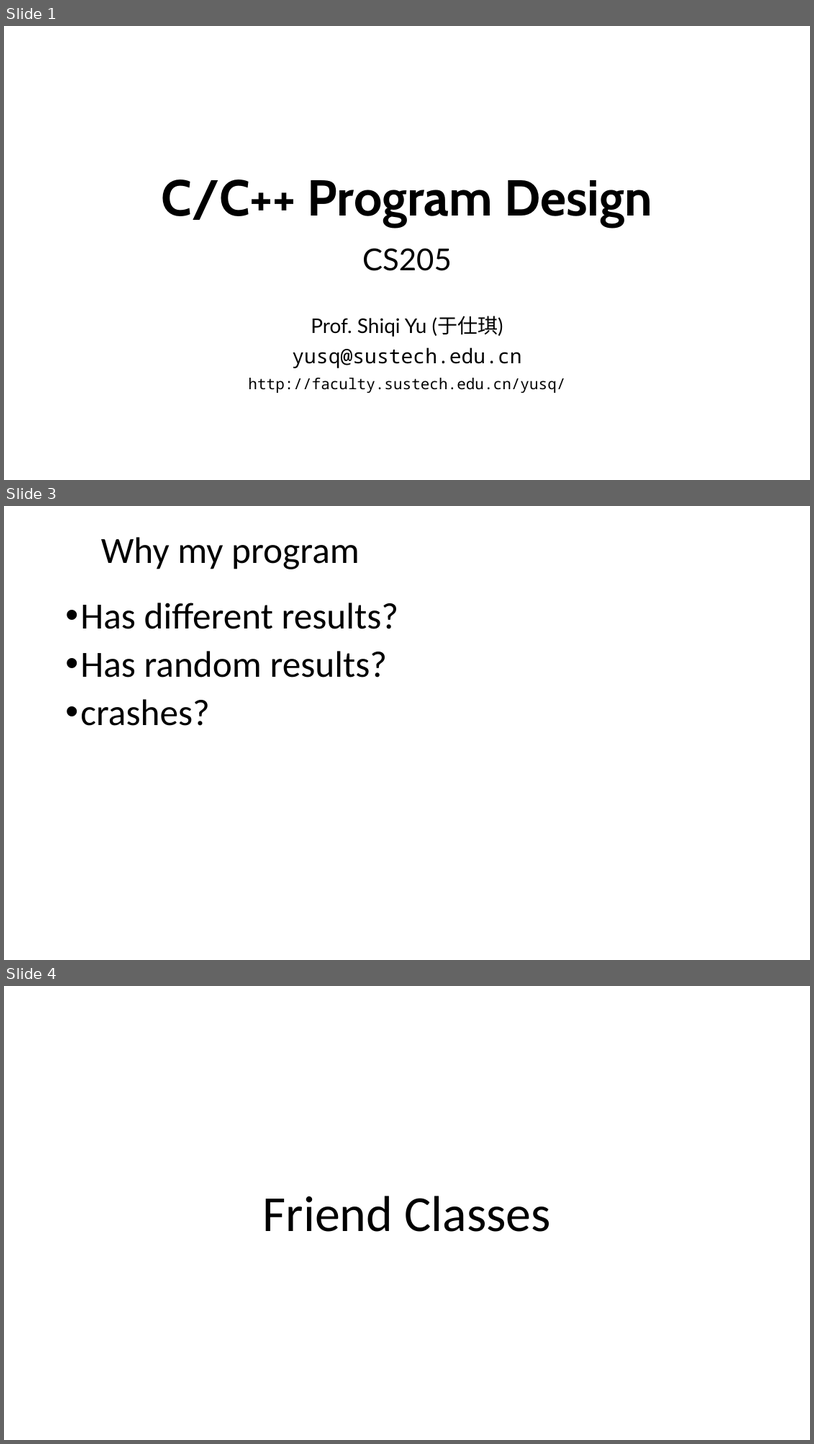
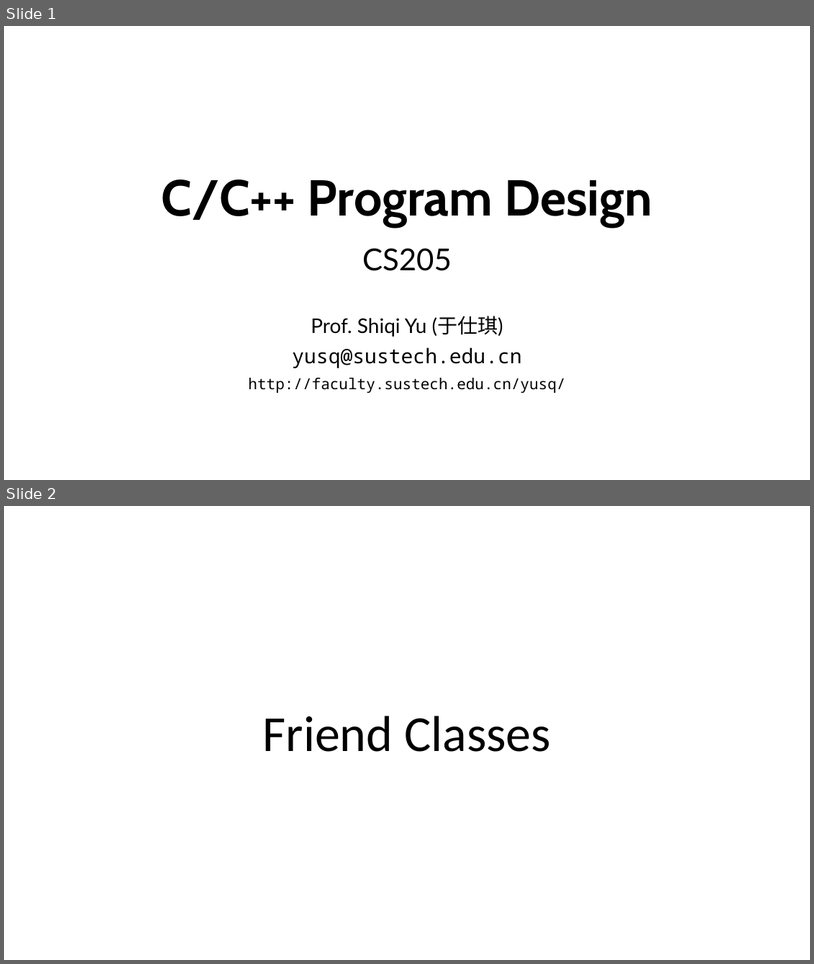
Before and after one commit to dayekuaipao/CPPLearning, a slide deck: week15/Lecture15.pptx. Shown one above the other, each under a label of ours: slides 1, 3 and 4 before the commit, slides 1 and 2 after it; the slides between them are not shown. The pictures are 814x1444 and 814x964 pixels, drawn with LibreOffice and Linux fonts; fonts in the diff are those of the drawing; background and template pictures are left out. Boxes give left, top, right and bottom in pixels: in the first picture for what was removed or moved away, otherwise in the second. Text is boxed around its words. In the diff, an @@ line names an element or a change of style, - is before the commit and + after.

```diff
--- a/week15/Lecture15.pptx
+++ b/week15/Lecture15.pptx
@@ slide 3 removed at [4, 506, 810, 960], background #FFFFFF @@
@@ title removed at [101, 537, 360, 569] @@
-Why my program
@@ text removed at [80, 602, 399, 726] @@
-• Has different results?
-• Has random results?
-• crashes?
@@ what was slide 4 is now slide 2 @@
```
Also in this commit, not shown: 2 slides changed, 1 other slide removed, 5 other files.
